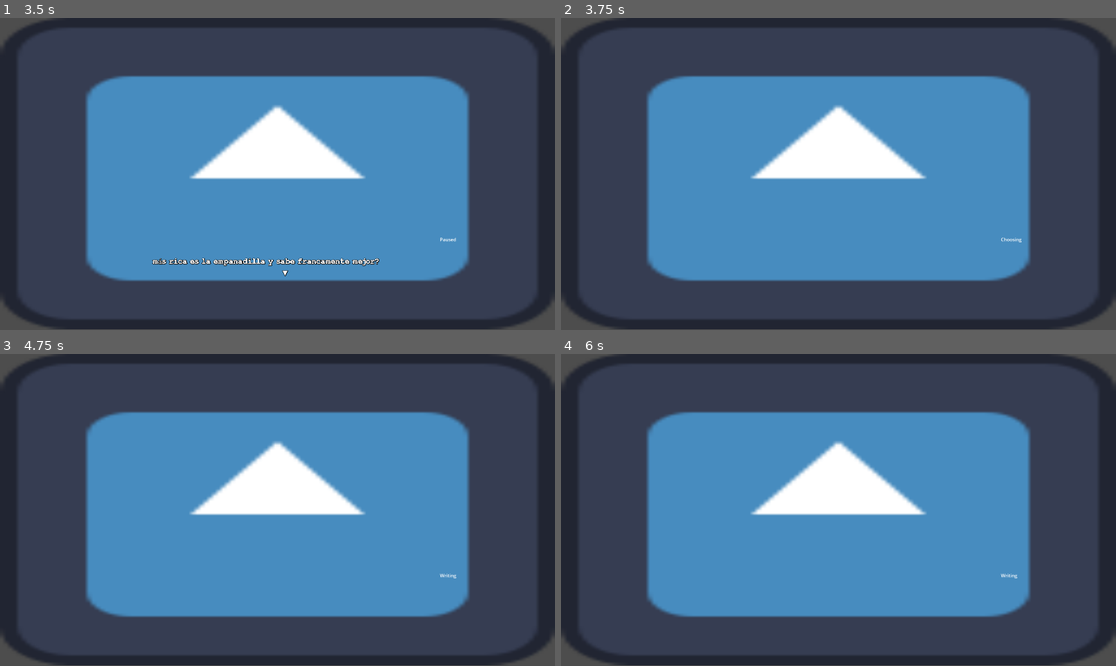
Above: before the commit, frames 1-4 (two rows, left to right).
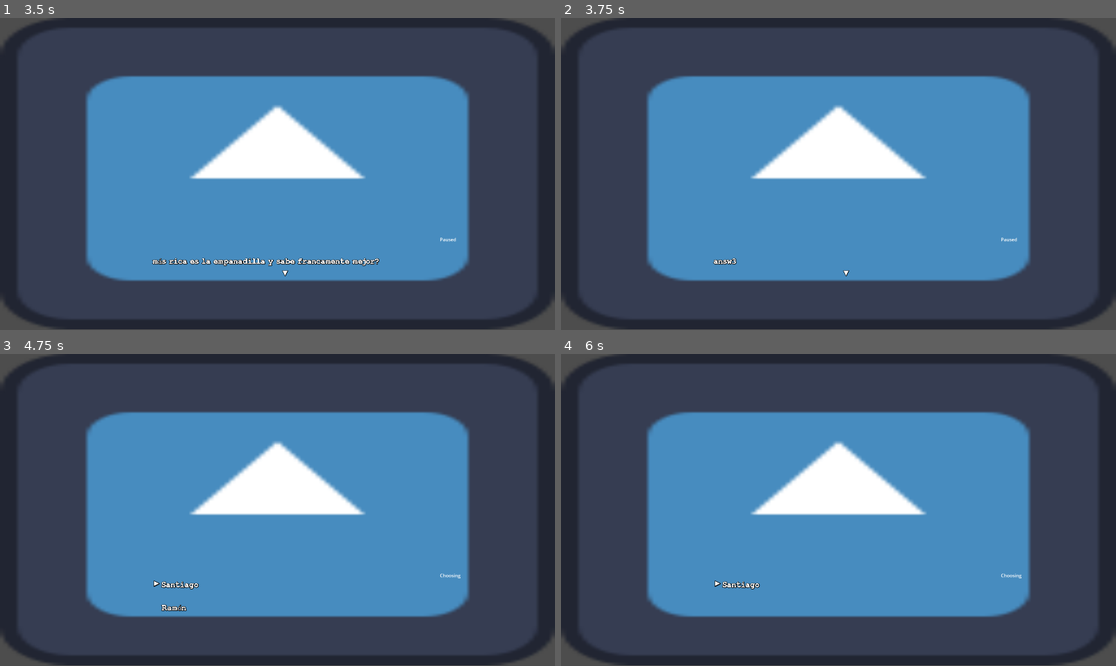
Above: after the commit, the same moments.

Repository: p3drac0/Absolutamente-Nada
Game: Godot game, scene res://src/scenes/each_scene/act_1/scene_1/scene_1.tscn
The game is run twice, just before and just after one commit, with the same random seed, the same clock (stepped at 60 frames per second) and the same inputs. This scene is started directly instead of the project's main scene. The engine's default icon, where the game draws it, is replaced by a stand-in: a white triangle on a blue panel in a dark square.
Inputs:
- Up to frame 1 (3.5 s): tap Enter (continue) at 0.5, 1.35, 2, 2.3, 2.75, 2.85 s; hold Up (up) 0.53-1.28 s; hold Enter (continue) 0.53-1.28 s; hold Down (down) 1.28-2.03 s; hold Backspace (replay) 2.03-2.78 s; hold Up (up) from 2.03 s (still down)
- Up to frame 2 (3.75 s): tap Enter (continue) at 3.5 s; release Up (up) at 3.53 s; hold Down (down) from 3.53 s (still down); hold Enter (continue) from 3.53 s (still down)
- Up to frame 3 (4.75 s): keep holding Down (down); release Enter (continue) at 4.28 s; tap Backspace (replay) at 4.35 s; tap Enter (continue) at 4.55 s
- Up to frame 4 (6 s): hold Enter (continue) 5.03-5.78 s; release Down (down) at 5.78 s; hold Up (up) from 5.78 s (still down); tap Enter (continue) at 5.85 s

Frame 1 is identical in both runs. In frame 2, 0.1% of the frame differs, in the area x 27-83%, y 70-83%; in frame 3, 0.2%; in frame 4, 0.2%.
Error before the commit: Invalid assignment of property or key 'text' with value of type 'String' on a base object of type 'Node (text_fms.gd)'. (res://src/scenes/text_box/choosing_sta…

Commit message:
fms finished

Diff:
--- a/src/globals/game_variables.gd
+++ b/src/globals/game_variables.gd
@@ -1,11 +1,11 @@
 extends Node
 signal request_play_text
 
-var current_text_id : int = -1
-var current_text_character : int = 0
+var agresivity_index: int
 
-func make_choice(text_id:int,choice:int):
-    print("You made choice " + str(choice) + " in text with id " + str(text_id))
-
-func play_text(text_id:int):
-        emit_signal("request_play_text",text_id)
+var game_save_data: Dictionary = {
+    "current_scene" = null,
+    "current_state" = null,
+    "fms" = null,
+    "agresivity_index" = null
+}
--- a/src/scenes/each_scene/act_1/scene_1/scene_1.gd
+++ b/src/scenes/each_scene/act_1/scene_1/scene_1.gd
@@ -1,5 +1,24 @@
 extends SceneMain
+
 
 func _ready() -> void:
     text_box.fms.play_script_text()
+    text_box.fms.choices_blocked.append("Santiago")
+
+    text_box.fms.connect("triggering", _on_triggering)
+
     pass
+
+func _on_triggering(trigger_choice) -> void:
+
+    print(trigger_choice)
+    if trigger_choice == "Cajal":
+        text_box.fms.choices_blocked.erase("Santiago")
+
+    if trigger_choice == "Santiago":
+
+        print('toy')
+        text_box.fms.text_id = 1
+        text_box.fms.current_state = text_box.fms.get_node("Empty")
+        text_box.fms.choices_blocked = []
+        text_box.fms.play_script_text()
--- a/src/scenes/each_scene/act_1/scene_1/scene_1_text.gd
+++ b/src/scenes/each_scene/act_1/scene_1/scene_1_text.gd
@@ -4,6 +4,14 @@
         0: {
             "text":["¿No es verdad, ángel de amor, que en esta apartada orilla,","más rica es la empanadilla y sabe francamente mejor?"],
             "choices":["Santiago","Ramón","Cajal"],
-            "answers":["caca",'caca2',"caca3"]
-            }
+            "answers":[["answ1"],["answ2"],["answ3"]],
+            "triggers":[true, false, true]
+            },
+
+        1: {
+            "text":["Ahora esto es la segunda parte del texto, con nuevas opciones","a ver si se consigue que de todo bien, por que si no vaya marrón jeje"],
+            "choices":["otro ramon","otro santiago"],
+            "answers":[["otro ans1"],["otra ans2"]],
+            "triggers":[false, false]
         }
+        }
--- a/src/scenes/text_box/choosing_state.gd
+++ b/src/scenes/text_box/choosing_state.gd
@@ -5,9 +5,15 @@
 @onready var fms: Node = get_parent()
 @onready var choices_container: VBoxContainer = $"../../Container/Choices"
 
+@onready var choices_text: Array
+@onready var answers_text: Array
+@onready var triggers: Array
+
 var marked_choice: int = 0
 
 func enter(previous_state_name: String):
+    var i : int = 0
+
     #hide text
     $"../../Container/Text".text=""
     $"../../Container/Text".visible = false
@@ -15,39 +21,67 @@
 
     choices_container.visible = true
 
-    for choice in fms.choices:
+    answers_text = []
+    choices_text = []
+    triggers = []
+
+    for choice in fms.all_choices:
+        if choice in fms.choices_blocked:
+            i += 1
+            continue
+
         var new_choice = CHOICE_SCENE.instantiate()
+
         choices_container.add_child(new_choice)
-
         new_choice.choice_label.text = choice
 
-    choices_container.get_children()[0].select()
+        choices_text.append(choice)
+        answers_text.append(fms.all_answers[i])
+        triggers.append(fms.all_triggers[i])
+
+        i += 1
+
+    if choices_container.get_children().size() > 0:
+        choices_container.get_children()[0].select()
+
+    else:
+        emit_signal("set_next_state", "Finished")
+
 
 func handle_input(_event: InputEvent) -> void:
+    var choices : Array = choices_container.get_children()
 
     if _event.is_action_pressed("up"):
         if marked_choice == 0:
-            marked_choice=choices_container.get_children().size() - 1
+            marked_choice = choices.size() - 1
 
         else:
             marked_choice -= 1
 
-        choices_container.get_children()[marked_choice].select()
+        choices[marked_choice].select()
 
     elif _event.is_action_pressed("down"):
-        if marked_choice + 1> choices_container.get_children().size()-1 :
+        if marked_choice + 1 > choices.size() - 1:
             marked_choice=0
 
         else:
             marked_choice+=1
-        choices_container.get_children()[marked_choice].select()
+        choices[marked_choice].select()
 
     elif _event.is_action_pressed("continue"):
         clean_choices()
 
-        fms.choices.remove_at(marked_choice)
-        fms.text = fms.answers[marked_choice]
-        emit_signal("set_next_state","Finished")
+        fms.choices_blocked.append(choices_text[marked_choice])
+
+        fms.text = answers_text[marked_choice]
+
+        if triggers[marked_choice] == true:
+            fms.trigger_choice = choices_text[marked_choice]
+
+        fms.text_ind = 0
+        fms.max_text_ind = fms.text.size()
+
+        emit_signal("set_next_state","Writing")
 
     elif _event.is_action_pressed("replay"):
         clean_choices()
--- a/src/scenes/text_box/finished_state.gd
+++ b/src/scenes/text_box/finished_state.gd
@@ -1,10 +1,11 @@
 extends State
 
-func play_script_text(text_id:int):
-    GameVariables.current_text_id=text_id
-    $"../../AnimationPlayer".stop()
-    $"../../Container/Arrow".visible=false
-    emit_signal("set_next_state","Writing")
-#func enter(previos_state_name:String):
+#func play_script_text(text_id:int):
+    #$"../../AnimationPlayer".stop()
+    #$"../../Container/Arrow".visible = false
     #
-    #$"../../AnimationPlayer".play("arrow_blink")
+    #emit_signal("set_next_state","Writing")
+
+func enter(previos_state_name:String):
+
+    $"../../AnimationPlayer".play("arrow_blink")
--- a/src/scenes/text_box/paused_state.gd
+++ b/src/scenes/text_box/paused_state.gd
@@ -16,4 +16,8 @@
             emit_signal("set_next_state", "Writing")
 
         else:
+            if fms.trigger_choice != "":
+                fms.emit_signal("triggering", fms.trigger_choice)
+                fms.trigger_choice = ""
+
             emit_signal("set_next_state", "Choosing")
--- a/src/scenes/text_box/text_fms.gd
+++ b/src/scenes/text_box/text_fms.gd
@@ -1,14 +1,20 @@
 extends StateMachine
 
-var text : Array
-var choices : Array
-var answers : Array
+@onready var choices_blocked: Array
 
-var dict_ind : int
-var text_ind : int
-var max_text_ind : int
+signal triggering(trigger_choice: String)
 
-var choices_already_selected : Array
+var text: Array
+var all_choices: Array
+var all_answers: Array
+var all_triggers: Array
+
+var trigger_choice: String
+
+var text_id: int
+var text_ind: int
+var max_text_ind: int
+
 func play_script_text():
 
     var text_dict : Dictionary = get_parent().text_dict
@@ -16,13 +22,14 @@
     #The FMS checks if it is posible to play the script
     if current_state.name == "Empty":
 
-        dict_ind = 0
+        trigger_choice = ""
 
-        text =  text_dict[dict_ind]["text"]
-        choices = text_dict[dict_ind]["choices"]
-        answers = text_dict[dict_ind]["answers"]
+        text =  text_dict[text_id]["text"]
+        all_choices = text_dict[text_id]["choices"]
+        all_answers = text_dict[text_id]["answers"]
+        all_triggers = text_dict[text_id]["triggers"]
 
-        choices_already_selected = []
+        choices_blocked = []
 
         text_ind = 0
         max_text_ind = text.size()
--- a/src/scenes/text_box/writing_state.gd
+++ b/src/scenes/text_box/writing_state.gd
@@ -5,7 +5,7 @@
 @onready var audio_stream : AudioStreamPlayer = $"../../AudioStreamPlayer"
 @onready var fms : Node = get_parent()
 
-var time_gap : float = 0.03
+@onready var time_gap : float = 0.03
 var max_visible_lines : int = 2
 var timer : Timer = null
 var end : bool = false
@@ -13,6 +13,7 @@
 func enter(previous_state_name : String) -> void:
 
     end = false
+    text_label.visible = true
 
     text_label.visible_characters = 0
     text_label.text = fms.text[fms.text_ind]
@@ -30,11 +31,11 @@
 
     add_character()
 
-    #check if 3rd line reached
     if text_label.visible_characters == text_label.text.length():
         timer.stop()
+        audio_stream.stop()
+
         #we need to keep showing the current message
-        audio_stream.stop()
         emit_signal("set_next_state","Paused")
 
 func add_character():
@@ -42,6 +43,9 @@
 
 func handle_input(_event: InputEvent) -> void:
     if _event.is_action_pressed("continue"):
-        timer.wait_time = 0.00001
+        time_gap = 0.00001
+        timer.wait_time = time_gap
+
     if _event.is_action_released("continue"):
+        time_gap = 0.03
         timer.wait_time = time_gap
Not shown, added: src/scenes/each_scene/act_1/scene_1/scene_1.tscn869555540.tmp
